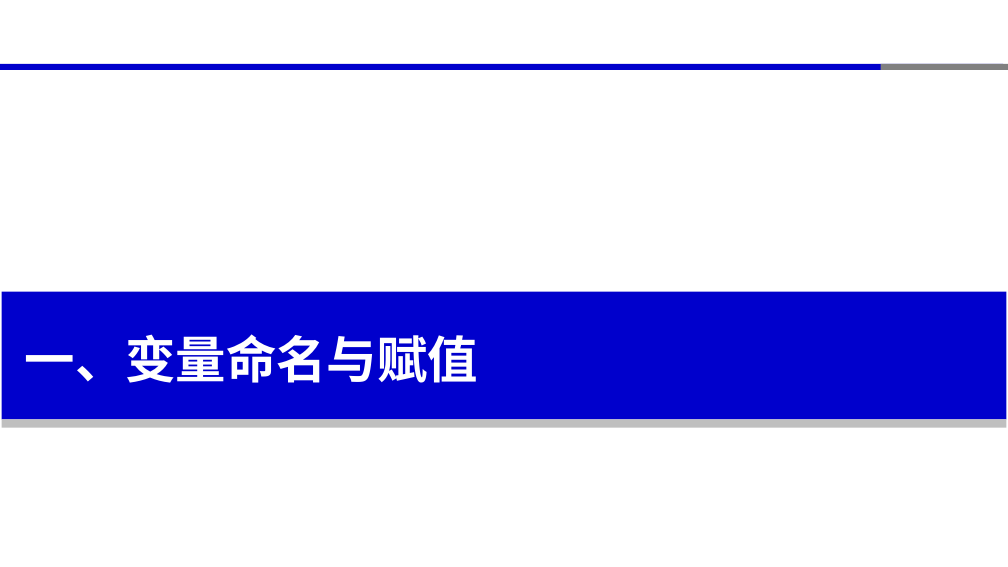
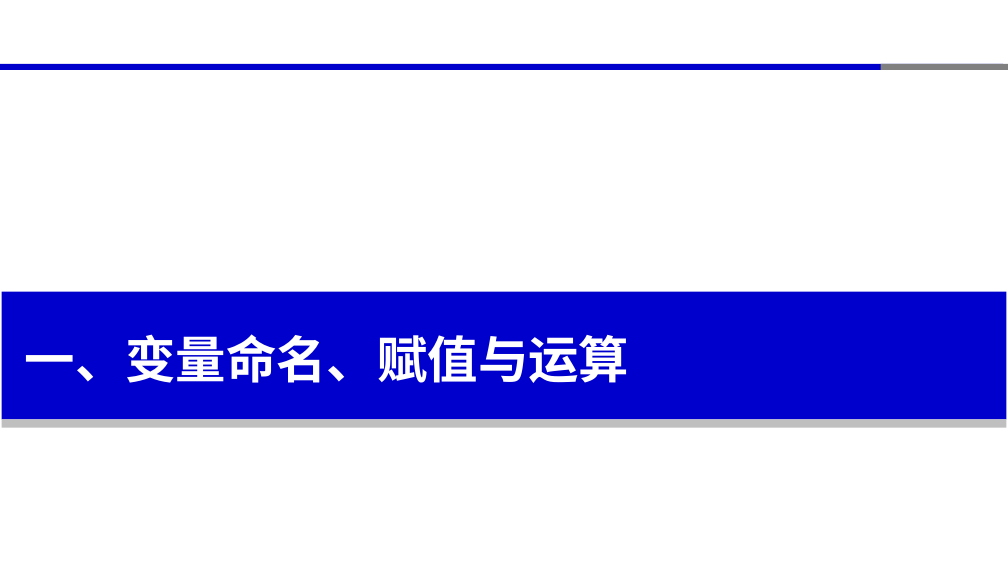
Before and after one commit to xinluo2018/programming-basics, a slide deck: slide 15 of 第2章-变量与数据类型/第2章-变量与数据类型.pptx (slide 3 before the commit). Drawn at 1008x567 pixels with LibreOffice and Linux fonts; fonts in the diff are those of the drawing. Boxes give left, top, right and bottom in pixels: in the first picture for what was removed or moved away, otherwise in the second. Text is boxed around its words. In the diff, an @@ line names an element or a change of style, - is before the commit and + after.

```diff
--- a/第2章-变量与数据类型/第2章-变量与数据类型.pptx
+++ b/第2章-变量与数据类型/第2章-变量与数据类型.pptx
@@ text at <box>25,334,630,383</box>: text changed @@
-一、变量命名与赋值
+一、变量命名、赋值与运算
```
Also in this commit, not shown: 16 other slides changed, 1 slide added, 10 other files.
